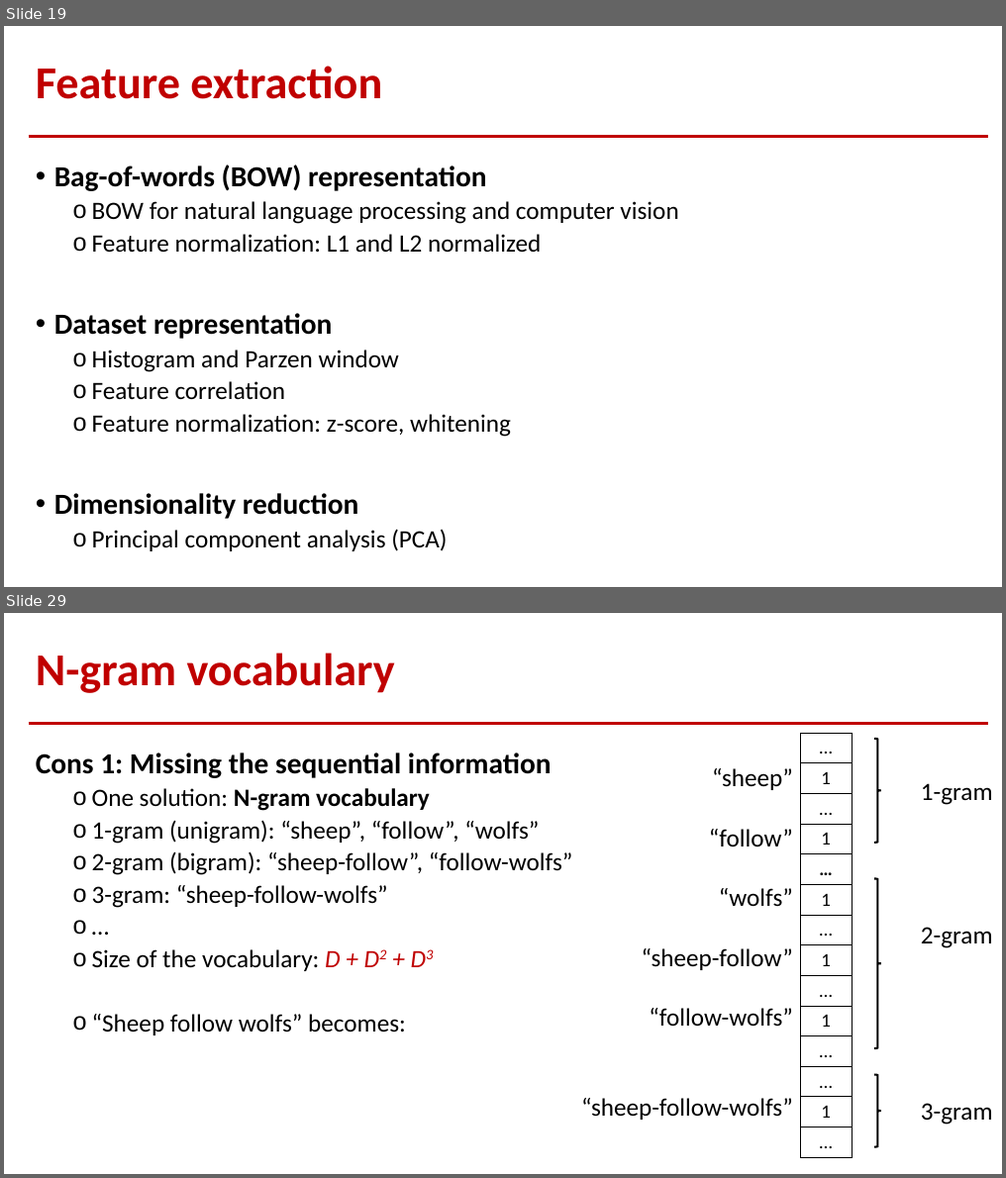
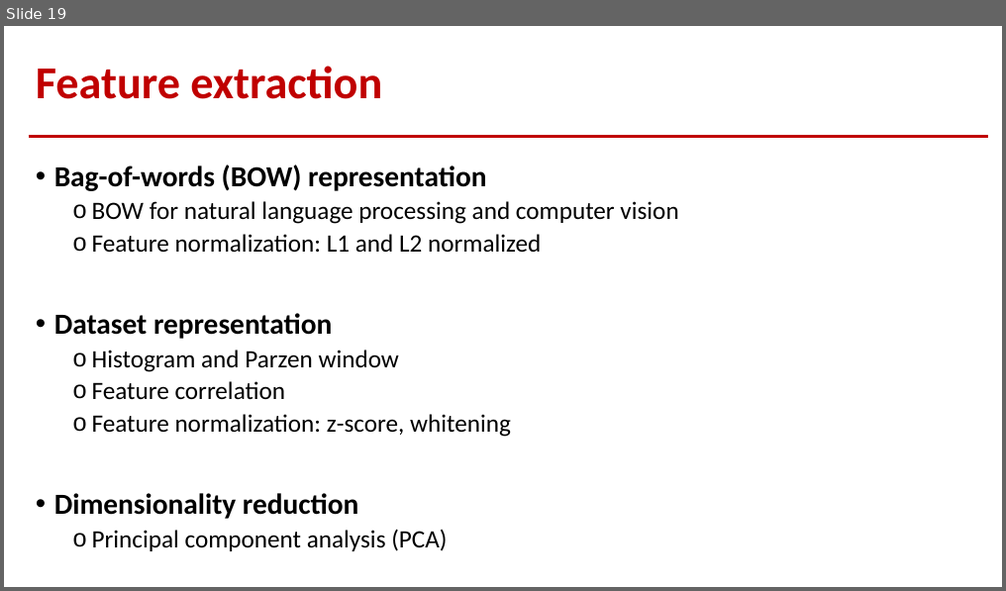
Before and after one commit to jeniyat/CSE-5521-SP21, a slide deck: Lectures/ppts/11.Data_to_Features.pptx. Shown one above the other, each under a label of ours: slides 19 and 29 before the commit, slide 19 after it; the slides between them are not shown. The pictures are 1006x1178 and 1006x591 pixels, drawn with LibreOffice and Linux fonts; fonts in the diff are those of the drawing. Boxes give left, top, right and bottom in pixels: in the first picture for what was removed or moved away, otherwise in the second. Text is boxed around its words. In the diff, an @@ line names an element or a change of style, - is before the commit and + after.

```diff
--- a/Lectures/ppts/11.Data_to_Features.pptx
+++ b/Lectures/ppts/11.Data_to_Features.pptx
@@ slide 29 removed at bbox=[4, 613, 1002, 1174], background #FFFFFF; not listed: 1 template element that a slide beside it also shows @@
@@ title removed at bbox=[36, 653, 395, 693] @@
-N-gram vocabulary
@@ text removed at bbox=[36, 753, 572, 1036] @@
-Cons 1: Missing the sequential information
-  o One solution: N-gram vocabulary
-  o 1-gram (unigram): “sheep”, “follow”, “wolfs”
-  o 2-gram (bigram): “sheep-follow”, “follow-wolfs”
-  o 3-gram: “sheep-follow-wolfs”
-  o …
-  o Size of the vocabulary: D + D2 + D3
-  o “Sheep follow wolfs” becomes:
@@ table removed at bbox=[801, 733, 851, 1158], 14 rows, 1 columns @@
-…
-1
-…
-1
-…
-1
-…
-1
-…
-1
-…
-…
-1
-…
@@ right brace removed at bbox=[874, 739, 881, 843] @@
@@ text removed at bbox=[581, 768, 793, 1120] @@
-“sheep”
-“follow”
-“wolfs”
-“sheep-follow”
-“follow-wolfs”
-“sheep-follow-wolfs”
@@ text removed at bbox=[921, 783, 993, 805] @@
-1-gram
@@ right brace removed at bbox=[874, 878, 881, 1049] @@
@@ text removed at bbox=[921, 927, 993, 949] @@
-2-gram
@@ right brace removed at bbox=[874, 1075, 881, 1148] @@
@@ text removed at bbox=[921, 1103, 993, 1125] @@
-3-gram
```
Also in this commit, not shown: 14 other slides removed, 6 other files.
